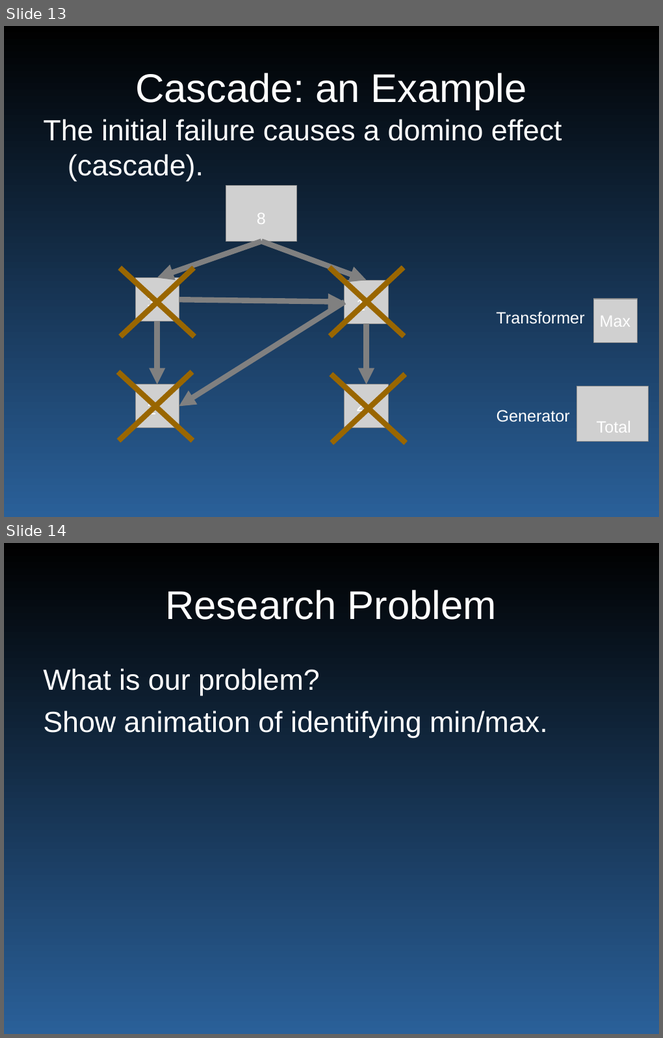
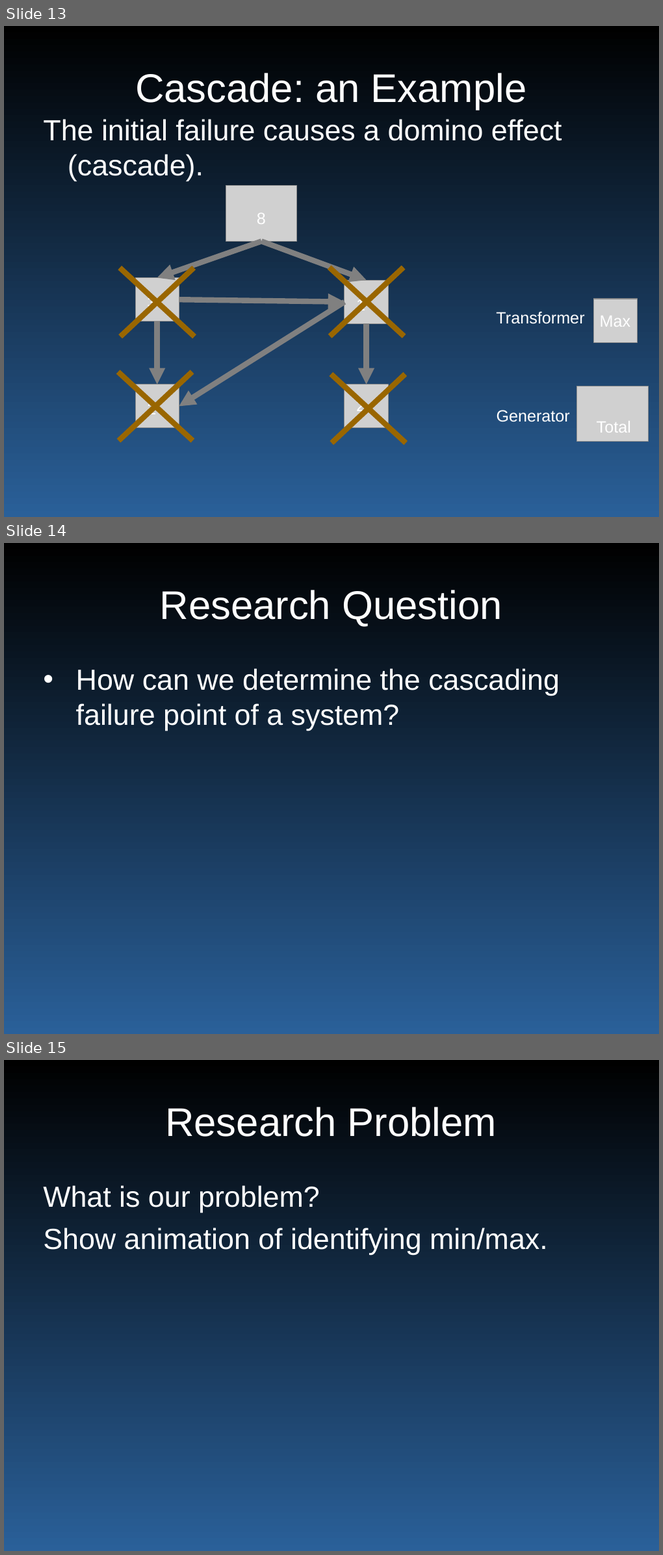
Before and after one commit to wyatt8740/CS460_Capstone, a slide deck: smartgrid_465.pptx. Shown one above the other, each under a label of ours: slides 13 and 14 before the commit, slides 13, 14 and 15 after it. The pictures are 663x1038 and 663x1555 pixels, drawn with LibreOffice and Linux fonts; fonts in the diff are those of the drawing; grey boxes stand for pictures. Boxes give left, top, right and bottom in pixels: in the first picture for what was removed or moved away, otherwise in the second. Text is boxed around its words. In the diff, an @@ line names an element or a change of style, - is before the commit and + after.

```diff
--- a/smartgrid_465.pptx
+++ b/smartgrid_465.pptx
@@ slide 14 added at box(4, 543, 659, 1034), background gradient #000000 to #2A6099 @@
@@ title added at box(160, 590, 502, 627), 44 pt, text #FFFFFF @@
+Research Question
@@ text added at box(76, 668, 560, 731), 32 pt, text #FFFFFF @@
+• How can we determine the cascading failure point of a system?
@@ what was slide 14 is now slide 15 @@
```
Also in this commit, not shown: 2 slides changed, 2 other slides added, 2 slides removed.
